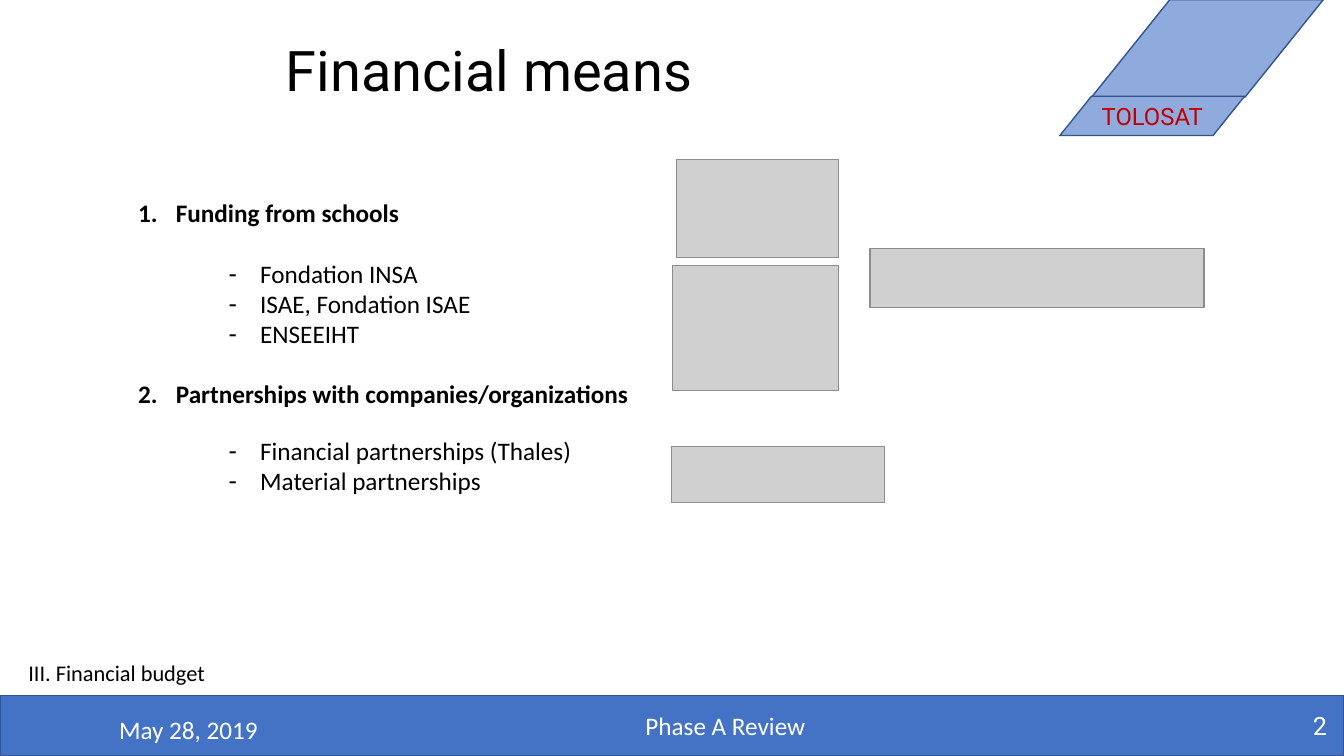
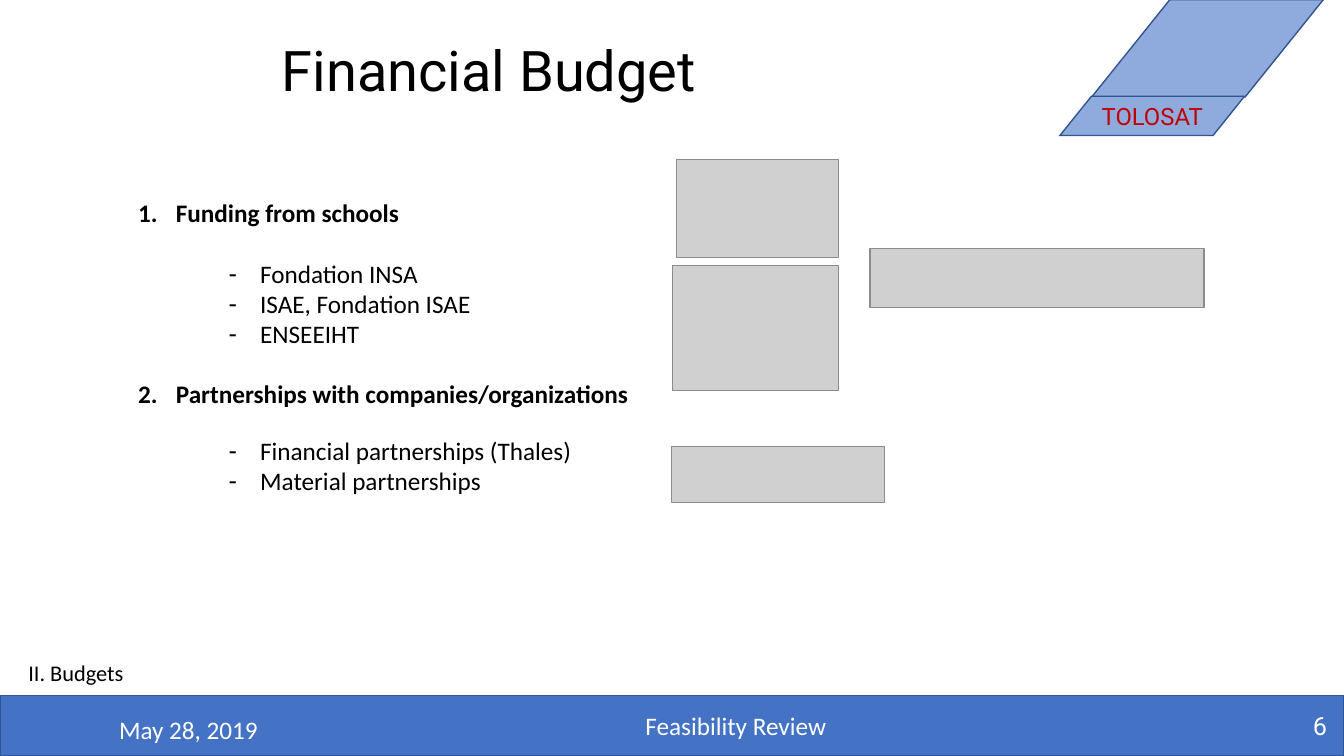
Before and after one commit to belmant/tolosat_systems_engineering, a slide deck: slide 6 of Files/Systems.pptx (slide 2 before the commit). Drawn at 1344x756 pixels with LibreOffice and Linux fonts; fonts in the diff are those of the drawing; grey boxes stand for pictures; background and template pictures are left out. Boxes give left, top, right and bottom in pixels: in the first picture for what was removed or moved away, otherwise in the second. Text is boxed around its words. In the diff, an @@ line names an element or a change of style, - is before the commit and + after.

```diff
--- a/Files/Systems.pptx
+++ b/Files/Systems.pptx
@@ title at [282,49,696,103]: text changed @@
-Financial means
+Financial Budget
@@ text at [28,665,123,685]: text changed @@
-III. Financial budget
+II. Budgets
@@ text at [645,717,826,739]: text changed @@
-Phase A Review
+Feasibility Review
@@ page number at [1313,717,1327,736]: text changed @@
-2
+6
```
Also in this commit, not shown: 1 other slide changed, 8 slides added, 10 other files.
